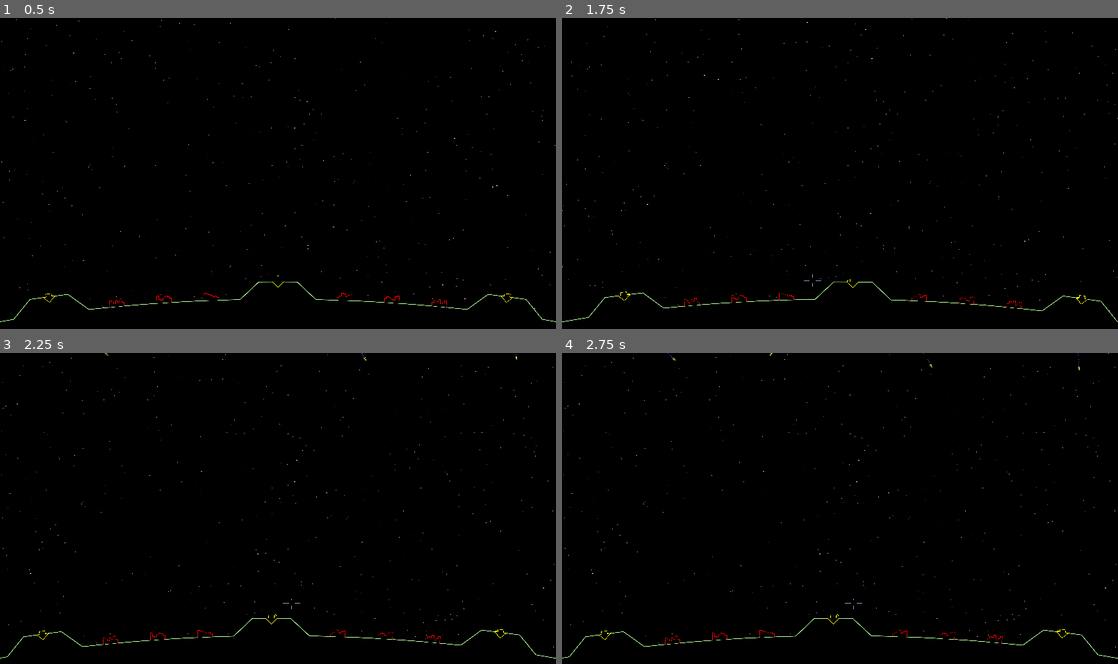
Above: before the commit, frames 1-4 (two rows, left to right).
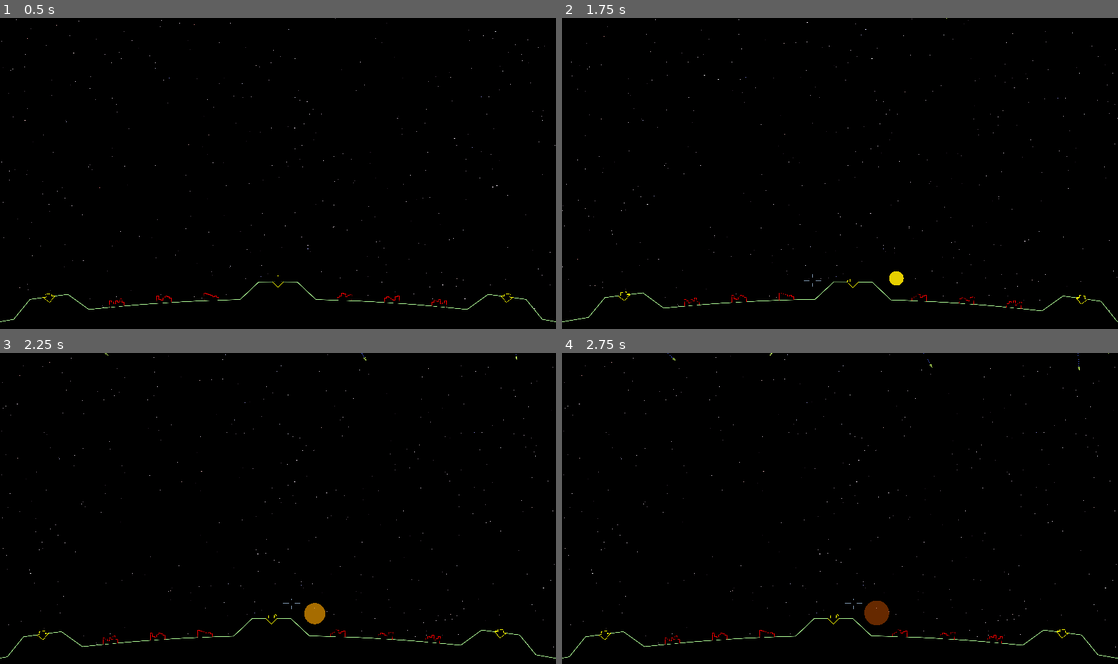
Above: after the commit, the same moments.

Repository: tartley/missile-commander
Game: Godot game, scene res://src/main/main.tscn
Same seed, same stepped clock (60 frames per second), same inputs: the game is played once before the commit and once after it.
Inputs (mouse positions are in pixels of both pictures, inside the frame that each line leads up to):
- Up to frame 1 (0.5 s): no input
- Up to frame 2 (1.75 s): tap Enter at 0.5 s; move the mouse to (867, 173) at 0.52 s; hold W from 0.53 s (still down); tap Space at 1.25 s; move the mouse to (812, 176) at 1.27 s
- Up to frame 3 (2.25 s): keep holding W; move the mouse to (289, 502) at 2.02 s
- Up to frame 4 (2.75 s): keep holding W

Frame 1 is identical in both runs. In frame 2, less than 0.1% of the frame differs, in the area x 58-62%, y 81-86%; in frame 3, 0.2%; in frame 4, 0.3%, in the area x 54-59%, y 79-88%.

Commit message:
Shots fire from all three bases

Diff:
--- a/src/main/main.gd
+++ b/src/main/main.gd
@@ -32,6 +32,12 @@
     if event is InputEventKey and event.pressed:
         match event.keycode:
             KEY_A:
+                launch_shot(2)
+            KEY_W:
+                launch_shot(1)
+            KEY_S:
+                launch_shot(1)
+            KEY_D:
                 launch_shot(0)
             KEY_ESCAPE:
                 get_tree().quit()
